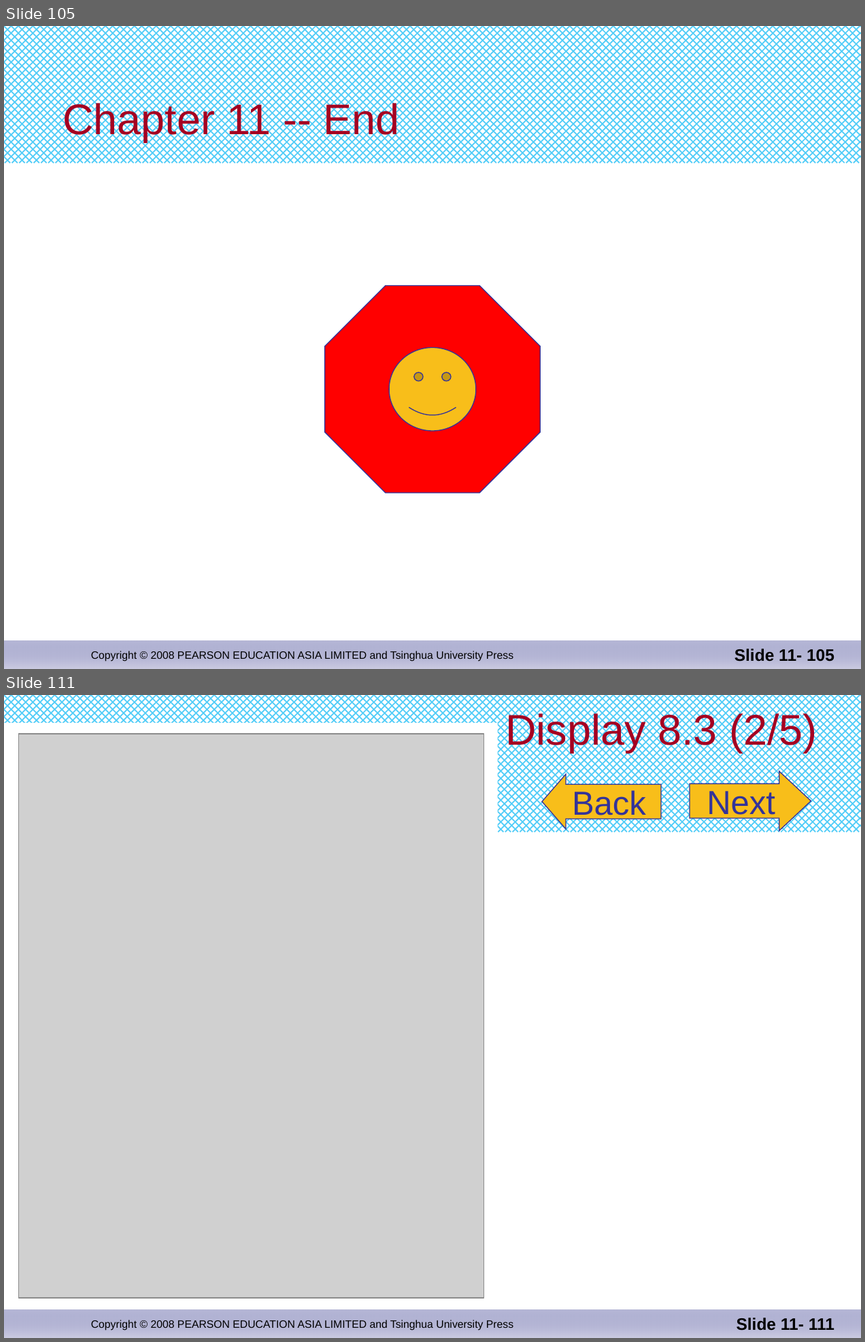
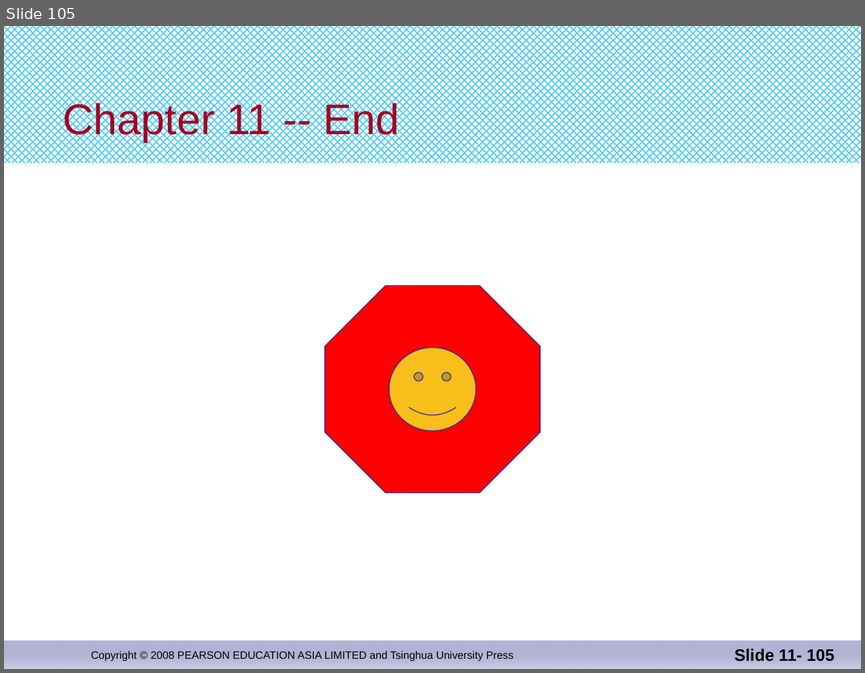
Before and after one commit to djuanbei/CPLUSPLUS, a slide deck: ppt/chapter 11.pptx. Shown one above the other, each under a label of ours: slides 105 and 111 before the commit, slide 105 after it; the slides between them are not shown. The pictures are 865x1342 and 865x673 pixels, drawn with LibreOffice and Linux fonts; fonts in the diff are those of the drawing; grey boxes stand for pictures. Boxes give left, top, right and bottom in pixels: in the first picture for what was removed or moved away, otherwise in the second. Text is boxed around its words. In the diff, an @@ line names an element or a change of style, - is before the commit and + after.

```diff
--- a/ppt/chapter 11.pptx
+++ b/ppt/chapter 11.pptx
@@ slide 111 removed at [4,695,861,1338], background #FFFFFF; not listed: 3 template elements that a slide beside it also shows @@
@@ title removed at [505,711,817,753] @@
-Display 8.3 (2/5)
@@ rectangle removed at [4,722,498,845] @@
@@ picture removed at [18,734,484,1297] @@
@@ left arrow removed at [542,774,661,829] @@
-Back
@@ right arrow removed at [689,771,811,830] @@
-Next
@@ page number removed at [736,1317,834,1330] @@
-Slide 11- 111
```
Also in this commit, not shown: 29 other slides removed, 1 other file.
